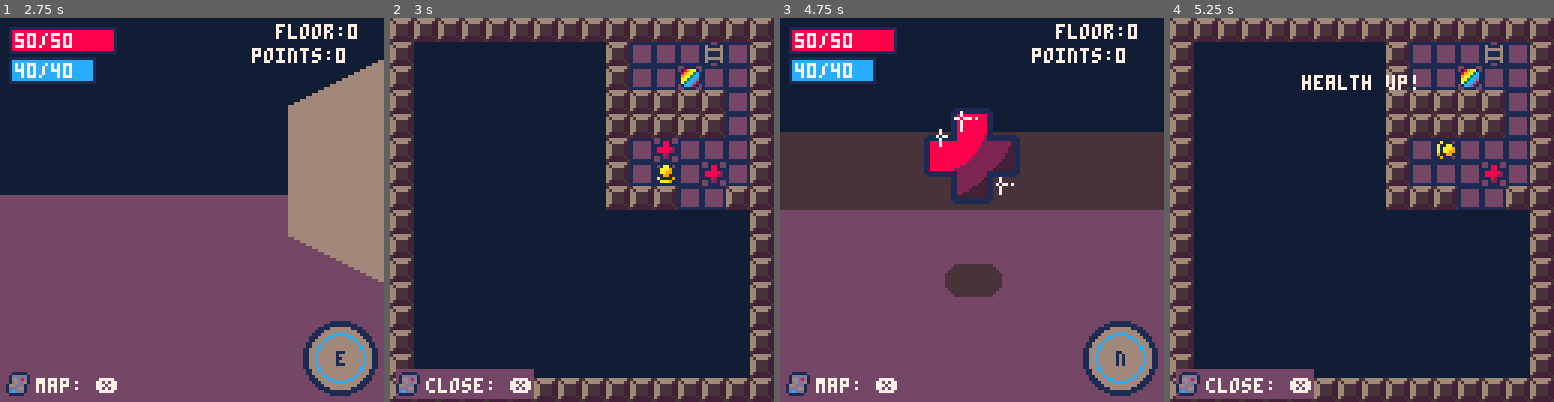
Above: before the commit, frames 1-4 (left to right).
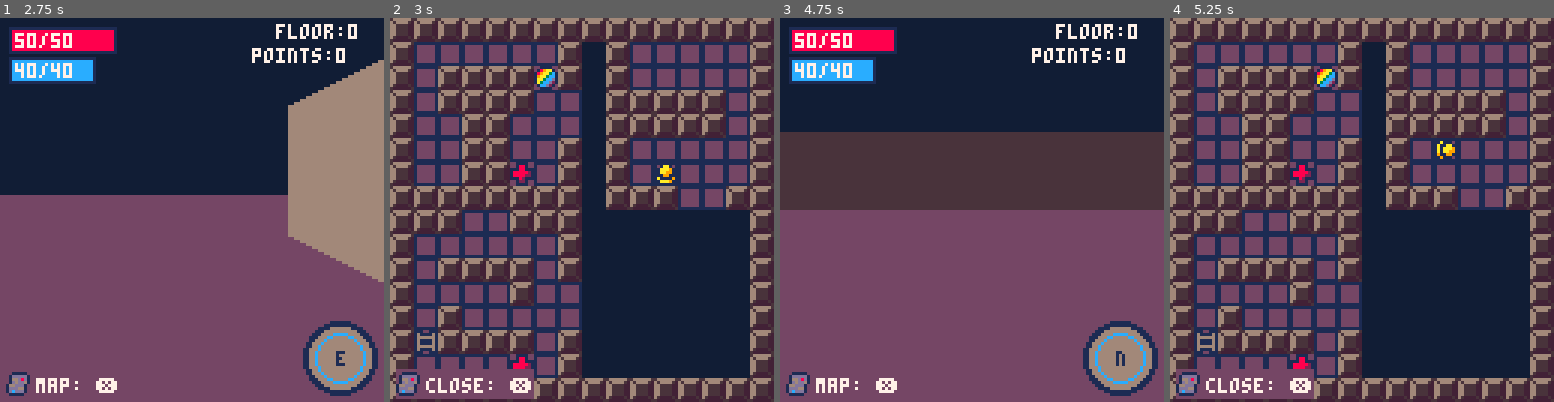
Above: after the commit, the same moments.

Repository: roseblack02/Pico8-Mystic
Game: PICO-8 cartridge mystic_dungeon.p8
Two runs of this game, one before a commit and one after it. Both use one fixed random seed, a clock stepped at 60 frames per second and the inputs below.
Inputs:
- Up to frame 1 (2.75 s): tap X (X key) at 0.33, 1.07, 1.85 s; tap O (Z key) at 0.7, 1.7, 2.1, 2.5 s; hold Right 1.6-2.1 s; hold Up 2.15-2.42 s; hold Right from 2.47 s (still down)
- Up to frame 2 (3 s): keep holding Right; tap O (Z key) at 2.9 s; tap X (X key) at 2.97 s
- Up to frame 3 (4.75 s): release Right at 3.03 s; hold Left 3.08-3.58 s; tap O (Z key) every 0.4 s from 3.3 to 4.5 s; hold Down 3.63-3.97 s; hold Right 4.02-4.68 s; tap X (X key) at 4.08 s; hold Up from 4.73 s (still down)
- Up to frame 4 (5.25 s): tap O (Z key) at 4.9 s; release Up at 5.03 s; hold Left from 5.08 s (still down); tap X (X key) at 5.2 s

Frame 1 is identical in both runs. In frame 2, 39% of the frame differs, in the area x 6-88%, y 6-94%; in frame 3, 5.0%; in frame 4, 39%.

Commit message:
all four rooms are now randomly generated. work on setting

Diff:
--- a/mystic_dungeon.p8
+++ b/mystic_dungeon.p8
@@ -1574,14 +1574,38 @@
 					2,2,2,2,2,2,2,2]]),
 				{true,true,false,true}})
 
+	--generate rooms
+	local top_left,top_right,bottom_left,bottom_right
+
+	--generate top left room until it has a door on either the right and bottom
+	repeat
+		top_left=rooms[flr(rnd(#rooms))+1]
+	until top_left[2][2] and top_left[2][3]
+
+	--generate bottom right room until it has a door on either the left and top
+	repeat
+		bottom_right=rooms[flr(rnd(#rooms))+1]
+	until bottom_right[2][4] and bottom_right[2][1]
+
+	--generate top right room until its doors match the doors of either the tl room or br room
+	repeat
+		top_right=rooms[flr(rnd(#rooms))+1]
+	until top_right[2][4] or top_right[2][3]
+
+	--generate top right room until its doors match the doors of either the tl room or br room
+	repeat
+		bottom_left=rooms[flr(rnd(#rooms))+1]
+	until bottom_left[2][1] or bottom_left[2][2]
+
+	--new map
+	local new_map={top_left[1],top_right[1],bottom_left[1],bottom_right[1]}
+
 	--debug data
 	----------------------
 	local room_tile_data=""
 	local tile_count=0
-	local room_door_data=""
-	local door_count=0
-	for room in all(rooms) do
-		for tile in all(room[1]) do
+	for room in all(new_map) do
+		for tile in all(room) do
 			room_tile_data=room_tile_data.. tostr(tile).. ","
 			tile_count+=1
 			if tile_count%8==0 then
@@ -1591,53 +1615,71 @@
 				room_tile_data=room_tile_data.. "\n\n"
 			end
 		end
-
-		for door in all(room[2]) do
-			room_door_data=room_door_data.. tostr(door).. ","
-			door_count+=1
-			if door_count%4==0 then
-				room_door_data=room_door_data	.. "\n\n"
-			end
-		end
 	end
 
 	printh(room_tile_data,"md_room_tiles.txt",1)
-	printh(room_door_data,"md_room_doors.txt",1)
 	-----------------------------
 
-	--new map
-	local new_map={}
-
-	--generate first room until it has a door on either the right or bottom
-	repeat
-		local rand_room=flr(rnd(#rooms))+1
-	until rooms[rand_room][2][2] or rooms[rand_room][2][3]
-
-	add(new_map,rooms[rand_room])
-
-	local tile_counter=1
-	for x=0,8 do
-		for y=0,8 do
-			--place map tiles
-			mset(x,y,new_map[tile_counter])
-
-			--increment room tiles
+	--[[local tile_counter=0
+	for room in all(new_map) do
+		local map_x,map_y=0,0
+
+		for tile in all(room) do
+			mset(map_x,map_y,tile)
+
+			tile_count+=1
+
+			if tile_count%8==0 then
+				--move down one
+				map_y+=1
+				--reset x
+				map_x=0
+			else
+				--continue counting up x unitl 8
+				map_x+=1
+			end
+
+			if tile_count==64 or tile_count==192 then
+				map_x+=8
+			end
+
+			if tile_count==128 then
+				map_y+=8
+			end
+		end
+	end]]--
+
+	--place all four rooms
+	for i=1,4 do
+		--place each room in correct orientation
+		local tile_counter,map_x,map_y=0,0,0
+		--change x and y based on what room is being set
+		if i%2==0 then
+			map_x+=8
+		end
+		if i==3 then
+			map_y+=8
+		end
+
+		for j=1,64 do
+			--count up tile
 			tile_counter+=1
-		end
-	end
-
-
-	--[[loop through map
-	local tile_counter=1
-	for x=0,15 do
-		for y=0,15 do
-			--place map tiles
-			mset(x,y,new_map[tile_counter])
-
-			--increment room tiles
-			tile_counter+=1
-		end
-	end--]]
+
+			--set tile in map
+			mset(map_x,map_y,new_map[i][tile_counter])
+
+			--check if gone through a row of 8 tiles
+			if j%8==0 then
+				--move down one
+				map_y+=1
+				--reset x
+				map_x=0
+			else
+				--continue counting up x unitl 8
+				map_x+=1
+			end
+		end
+	end
 
 	--place outer walls
 	for outer_x=0,15 do
